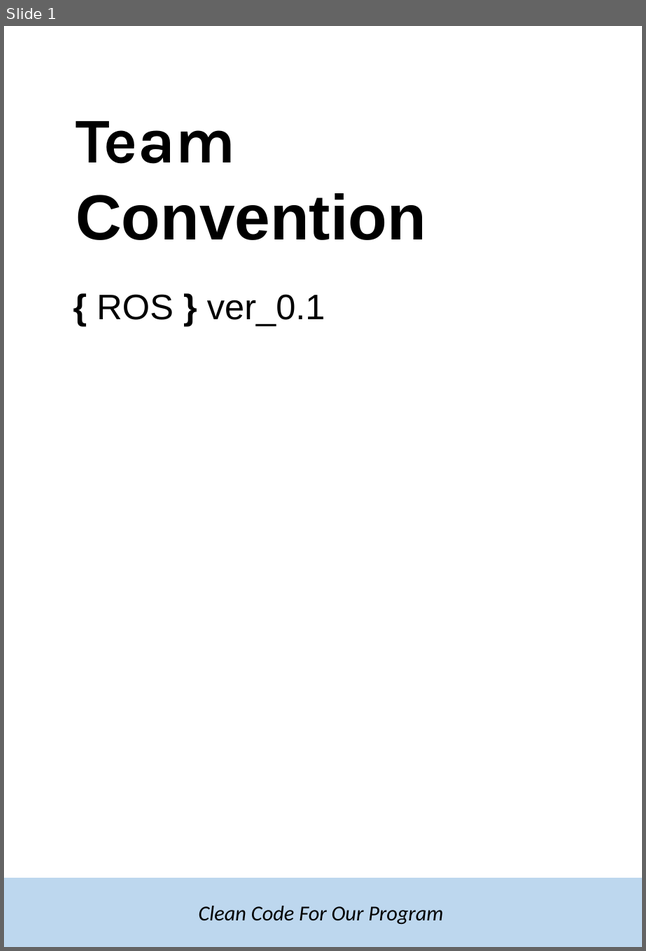
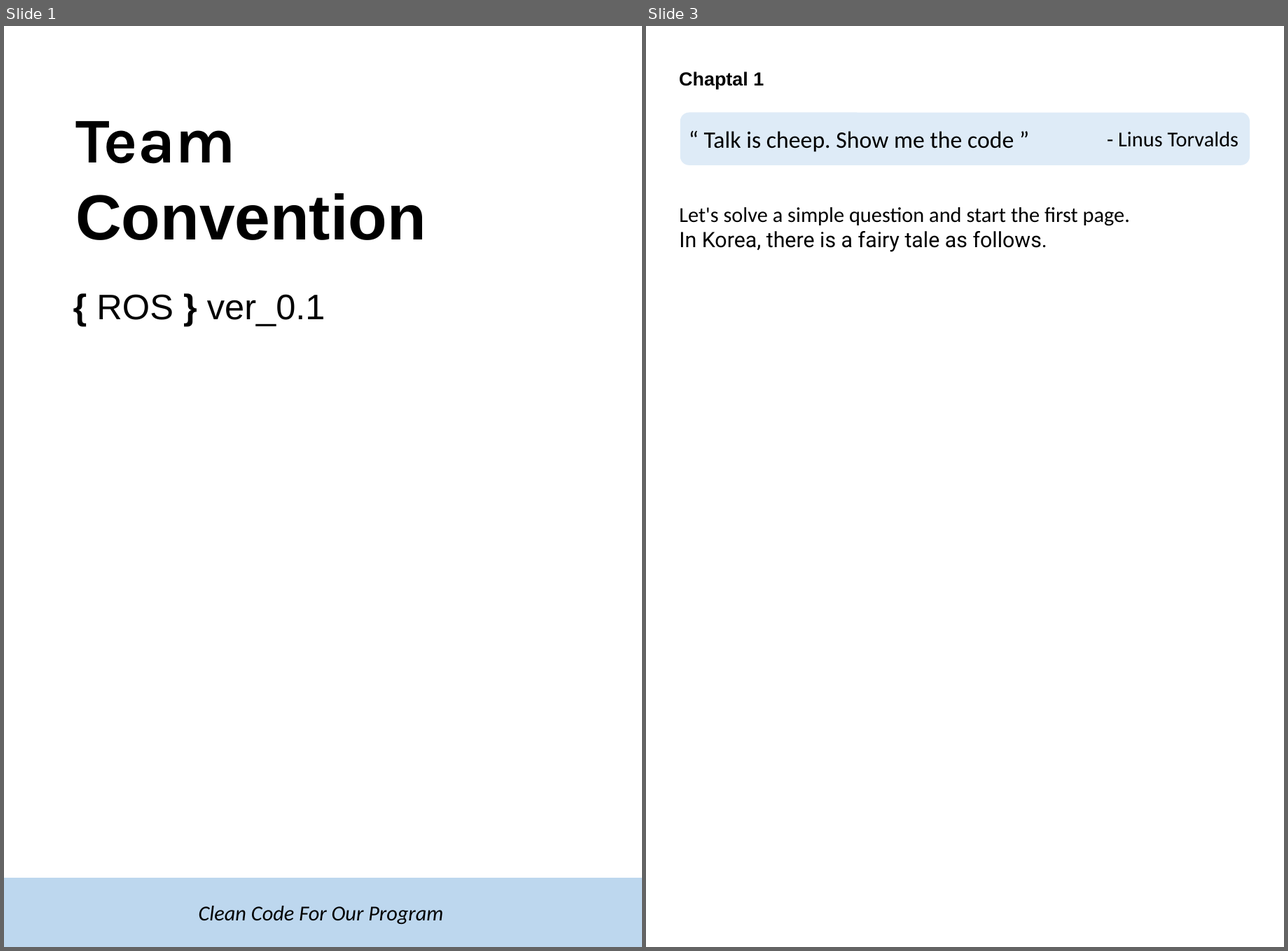
Before and after one commit to SeongJun-Hwang/TeamConvention, a slide deck: Team_convention.pptx. Shown side by side, each under a label of ours: slide 1 before the commit, slides 1 and 3 after it; the slides between them are not shown. The pictures are 646x951 and 1288x951 pixels, drawn with LibreOffice and Linux fonts; fonts in the diff are those of the drawing; background and template pictures are left out. Boxes give left, top, right and bottom in pixels: in the first picture for what was removed or moved away, otherwise in the second. Text is boxed around its words. In the diff, an @@ line names an element or a change of style, - is before the commit and + after.

```diff
--- a/Team_convention.pptx
+++ b/Team_convention.pptx
@@ slide 3 added at [646,26,1284,947], background #FFFFFF @@
@@ text added at [679,72,764,89], 16 pt, text #000000, bold @@
+Chaptal 1
@@ rounded rectangle added at [680,113,1249,165], fill #DEEBF7 @@
@@ text added at [704,131,1014,152], 20 pt, text #000000 @@
+“ Talk is cheep. Show me the code ”
@@ text added at [1118,132,1238,147], 18 pt, text #000000 @@
+- Linus Torvalds
@@ text added at [679,207,1130,252], 18 pt, text #000000 @@
+Let's solve a simple question and start the first page.
+In Korea, there is a fairy tale as follows.
```
Also in this commit, not shown: 1 slide changed.
